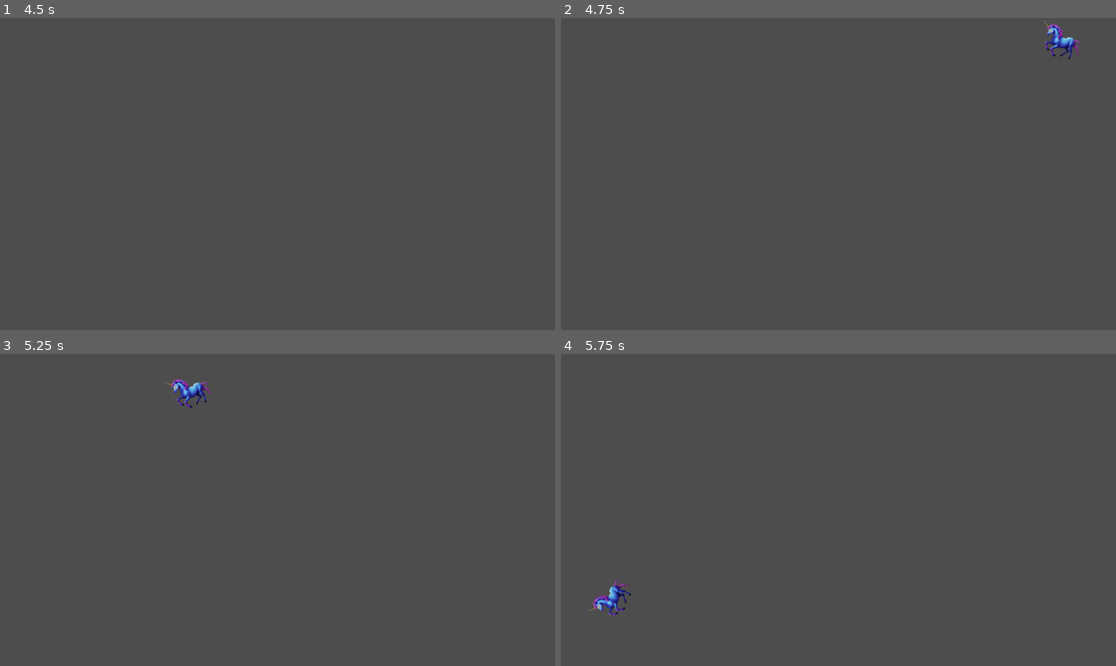
Above: before the commit, frames 1-4 (two rows, left to right).
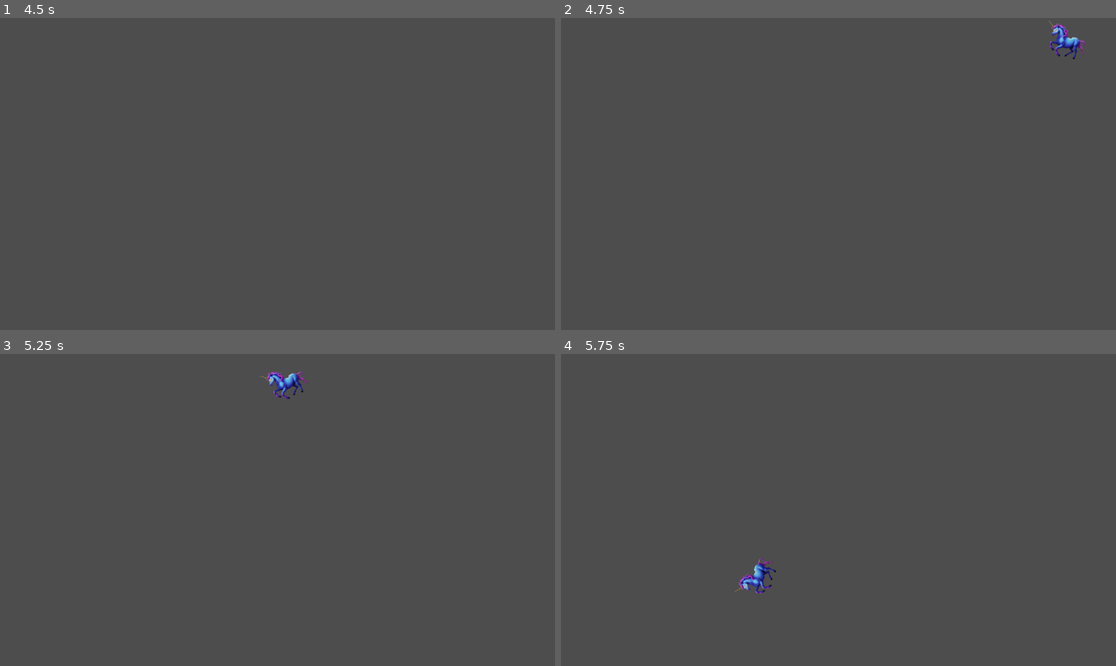
Above: after the commit, the same moments.

Repository: HasJamOn/harbour
Game: Godot game, scene res://ships/hasjamon/hayley_ship.tscn
The game is run twice, just before and just after one commit, with the same random seed, the same clock (stepped at 60 frames per second) and the same inputs. This scene is started directly instead of the project's main scene.
Inputs:
- Up to frame 1 (4.5 s): tap Enter at 0.5, 3.5 s; hold D (move_right) 0.53-1.28 s; tap Space (boost) at 0.6, 2.75, 2.85, 4.25 s; hold S (move_down) 1.28-2.03 s; tap Right (next_ship) at 1.35, 3.6 s; hold D (move_right) 2.03-2.78 s; tap Left (previous_ship) at 2.1, 4.35 s; hold W (move_up) 2.78-3.53 s; hold A (move_left) from 3.53 s (still down)
- Up to frame 2 (4.75 s): keep holding A (move_left)
- Up to frame 3 (5.25 s): release A (move_left) at 5.03 s; hold S (move_down) from 5.03 s (still down); tap Space (boost) at 5.1 s
- Up to frame 4 (5.75 s): keep holding S (move_down)

Frame 1 is identical in both runs. In frame 2, 0.4% of the frame differs, in the area x 86-95%, y 0-14%; in frame 3, 0.6%; in frame 4, 0.6%, in the area x 4-39%, y 65-84%.

Commit message:
Update hayley_ship.tscn

Diff:
--- a/ships/hasjamon/hayley_ship.tscn
+++ b/ships/hasjamon/hayley_ship.tscn
@@ -9,7 +9,7 @@
 script = ExtResource("2_r6eqc")
 
 [node name="Timer" type="Timer" parent="."]
-wait_time = 6.0
+wait_time = 4.0
 
 [node name="boostsound_audiostreamplayer" type="AudioStreamPlayer2D" parent="."]
 stream = ExtResource("3_lheuw")
